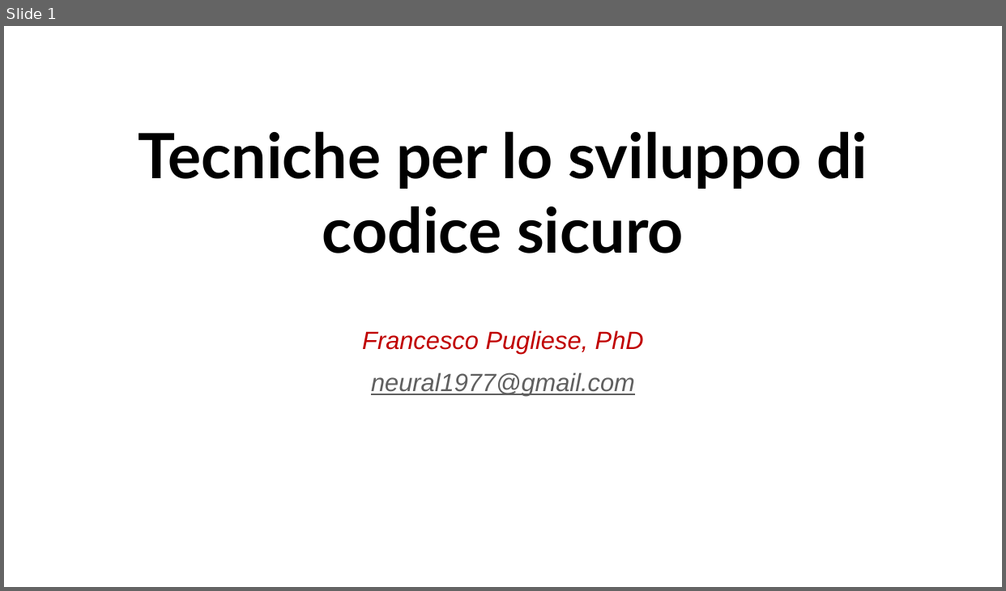
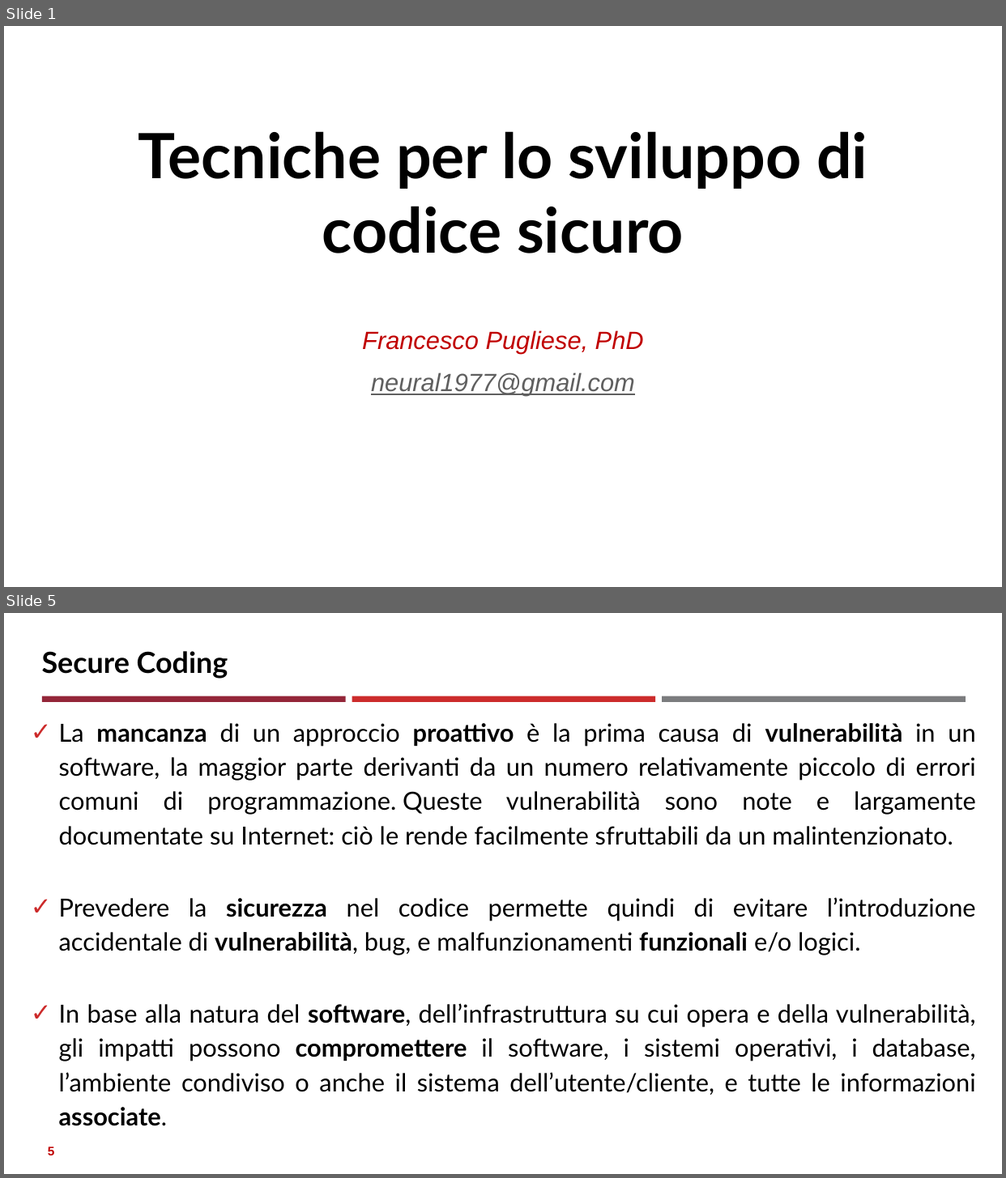
Before and after one commit to neural1977/data_science_interview_material, a slide deck: Assicurazioni/Tecniche per lo sviluppo di codice sicuro_ita.pptx. Shown one above the other, each under a label of ours: slide 1 before the commit, slides 1 and 5 after it; the slides between them are not shown. The pictures are 1006x591 and 1006x1178 pixels, drawn with LibreOffice and Linux fonts; fonts in the diff are those of the drawing. Boxes give left, top, right and bottom in pixels: in the first picture for what was removed or moved away, otherwise in the second. Text is boxed around its words. In the diff, an @@ line names an element or a change of style, - is before the commit and + after.

Commit message:
New

```diff
--- a/Assicurazioni/Tecniche per lo sviluppo di codice sicuro_ita.pptx
+++ b/Assicurazioni/Tecniche per lo sviluppo di codice sicuro_ita.pptx
@@ slide 5 added at box(4, 613, 1002, 1174), background #FFFFFF @@
@@ title added at box(42, 651, 228, 679), 28 pt, text #000000, bold @@
+Secure Coding
@@ rectangle added at box(42, 696, 346, 702), fill #942639 @@
@@ rectangle added at box(352, 696, 655, 702), fill #CC2A2A @@
@@ rectangle added at box(662, 696, 966, 702), fill #7B7C7E @@
@@ text added at box(59, 723, 976, 1127), 24 pt, text #000000 @@
+✓ La mancanza di un approccio proattivo è la prima causa di vulnerabilità in un software, la maggior parte derivanti da un numero relativamente piccolo di errori comuni di programmazione. Queste vulnerabilità sono note e largamente documentate su Internet: ciò le rende facilmente sfruttabili da un malintenzionato.
+✓ Prevedere la sicurezza nel codice permette quindi di evitare l’introduzione accidentale di vulnerabilità, bug, e malfunzionamenti funzionali e/o logici.
+✓ In base alla natura del software, dell’infrastruttura su cui opera e della vulnerabilità, gli impatti possono compromettere il software, i sistemi operativi, i database, l’ambiente condiviso o anche il sistema dell’utente/cliente, e tutte le informazioni associate.
@@ page number added at box(48, 1147, 55, 1156), 12 pt, text #C00000, bold @@
+5
```
Also in this commit, not shown: 5 other slides added, 3 slides removed.
